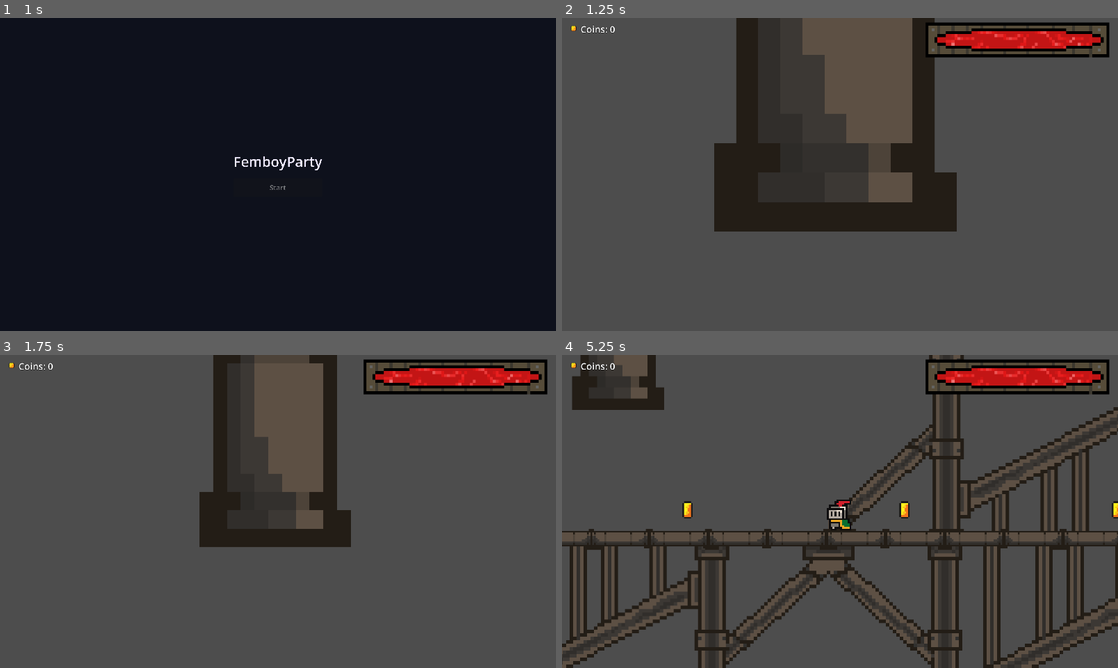
Above: before the commit, frames 1-4 (two rows, left to right).
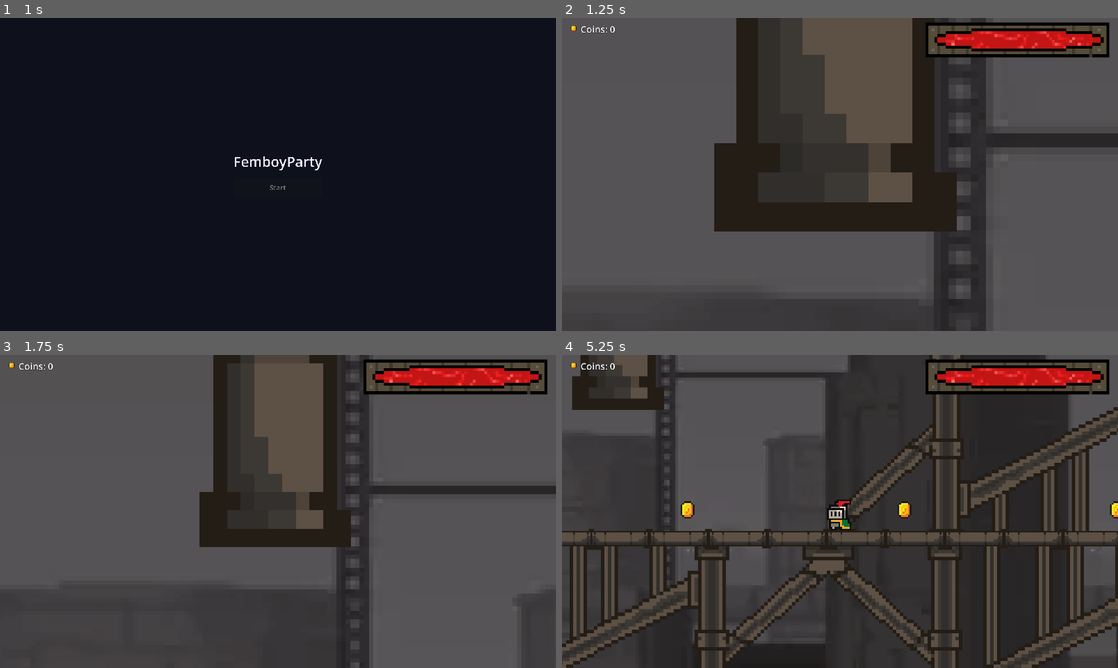
Above: after the commit, the same moments.

Repository: rkywsa/FemboyParty
Game: Godot game, scene res://MainMenu/main_menu.tscn
The game is run twice, just before and just after one commit, with the same random seed, the same clock (stepped at 60 frames per second) and the same inputs. Sound files missing from this copy of the repository are replaced by a short silence.
Inputs (mouse positions are in pixels of both pictures, inside the frame that each line leads up to):
- Up to frame 1 (1 s): click "Start" at 0.5 s
- Up to frame 2 (1.25 s): no input
- Up to frame 3 (1.75 s): tap Enter (ui_accept) at 1.25, 1.52 s; move the mouse to (400, 495) at 1.27 s; hold Right (ui_right) from 1.28 s (still down); tap 1 at 1.35 s; click (400, 495) at 1.42 s
- Up to frame 4 (5.25 s): move the mouse to (728, 527) at 2.02 s; tap 2 at 2.1, 3.6, 5.1 s; tap Enter (ui_accept) at 2.27, 3.77, 4.52 s; move the mouse to (895, 442) at 2.77 s; release Right (ui_right) at 2.78 s; hold Left (ui_left) 2.78-3.53 s; tap 1 at 2.85, 4.35 s; move the mouse to (812, 574) at 3.52 s; hold Right (ui_right) 3.53-5.03 s; click (812, 574) at 3.67 s; move the mouse to (1006, 558) at 4.27 s; move the mouse to (673, 464) at 5.02 s; hold Left (ui_left) from 5.03 s (still down)

Frame 1 is identical in both runs. In frame 2, 7.0% of the frame differs, in the area x 58-100%, y 0-100%; in frame 3, 5.5%; in frame 4, 30%, in the area x 0-100%, y 0-100%.
Error before the commit: Parse Error: Identifier "monitoring" not declared in the current scope. (res://GameInteraction/coin.gd:19)

Commit message:
pare rzeczy

Diff:
--- a/GameInteraction/coin.gd
+++ b/GameInteraction/coin.gd
@@ -16,7 +16,6 @@
 		return
 
 	collected = true
-	monitoring = false
 	visible = false
 	collision_shape.set_deferred("disabled", true)
 
--- a/Graphics/level.tscn
+++ b/Graphics/level.tscn
@@ -499,20 +499,20 @@
 
 [node name="Background2" type="Sprite2D" parent="." unique_id=1670017272]
 z_index = -10
-position = Vector2(938.2152, -141)
-scale = Vector2(1.1527778, 1)
+position = Vector2(-102.50006, 171.5)
+scale = Vector2(1.6262926, 1.5130209)
 texture = ExtResource("7_dvkd8")
 
 [node name="Background3" type="Sprite2D" parent="." unique_id=1225550447]
 z_index = -10
-position = Vector2(1717.4307, -141)
-scale = Vector2(1.1527778, 1)
+position = Vector2(923.99994, 173)
+scale = Vector2(1.4062037, 1.4947916)
 texture = ExtResource("7_dvkd8")
 
 [node name="Background4" type="Sprite2D" parent="." unique_id=1163172564]
 z_index = -10
-position = Vector2(2496.4307, -141)
-scale = Vector2(1.1527778, 1)
+position = Vector2(1948, 171)
+scale = Vector2(1.6171116, 1.5208334)
 texture = ExtResource("7_dvkd8")
 
 [node name="pipebye" type="AudioStreamPlayer2D" parent="." unique_id=747031822]
@@ -524,7 +524,7 @@
 
 [node name="HUD" type="CanvasLayer" parent="." unique_id=689252091]
 
-[node name="CoinsLabel" type="Label" parent="HUD"]
+[node name="CoinsLabel" type="Label" parent="HUD" unique_id=1780873445]
 offset_left = 24.0
 offset_top = 16.0
 offset_right = 324.0
@@ -543,6 +543,7 @@
 offset_top = 16.0
 offset_right = -16.0
 offset_bottom = 156.0
+grow_horizontal = 0
 
 [node name="GameOverLayer" type="CanvasLayer" parent="." unique_id=1013662825]
 layer = 20
--- a/PlayerInteraction/player.gd
+++ b/PlayerInteraction/player.gd
@@ -160,7 +160,7 @@
 
 
 func _shoot_rifle() -> void:
-	var from := global_position + Vector2(0.0, -8.0)
+	var from := global_position + Vector2(0.0, 4.0)
 	var to := from + Vector2(facing_direction * RIFLE_RANGE, 0.0)
 	var query := PhysicsRayQueryParameters2D.create(from, to)
 	query.exclude = [self]
Not shown, added: Graphics/level.tscn233913113.tmp
